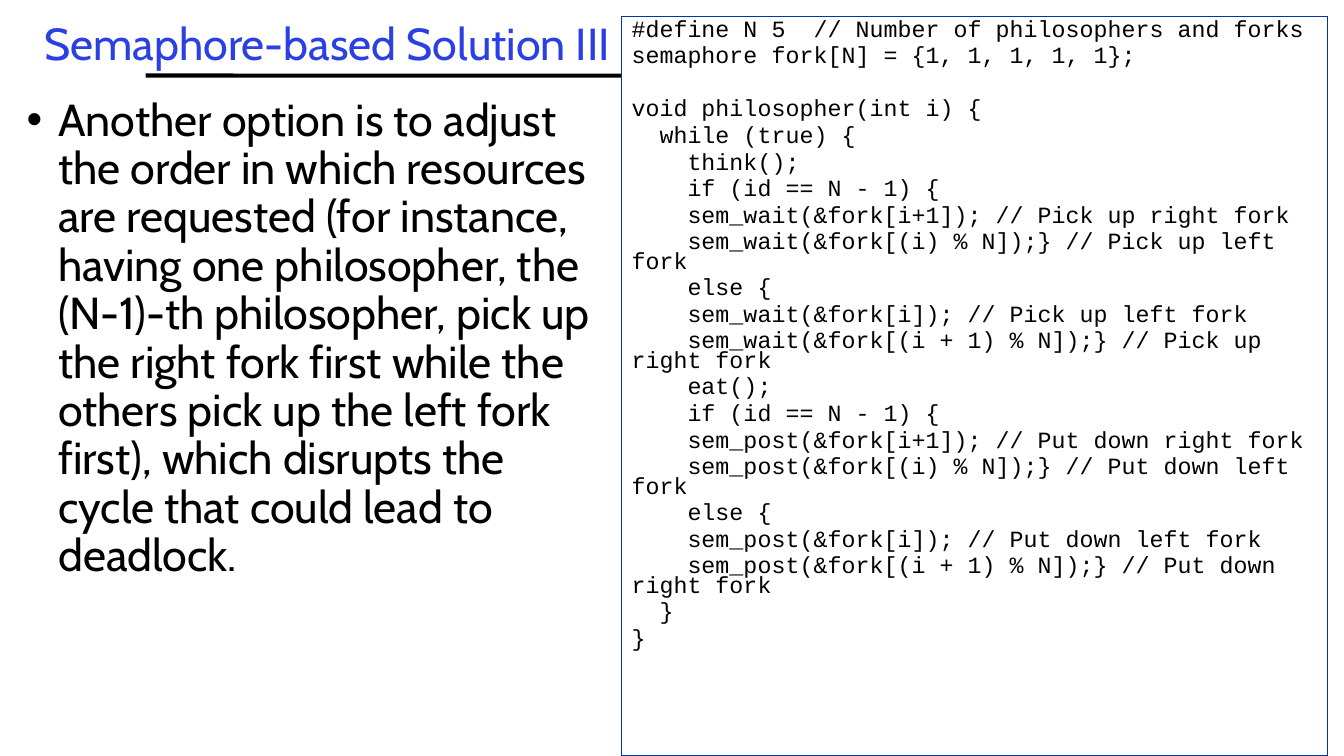
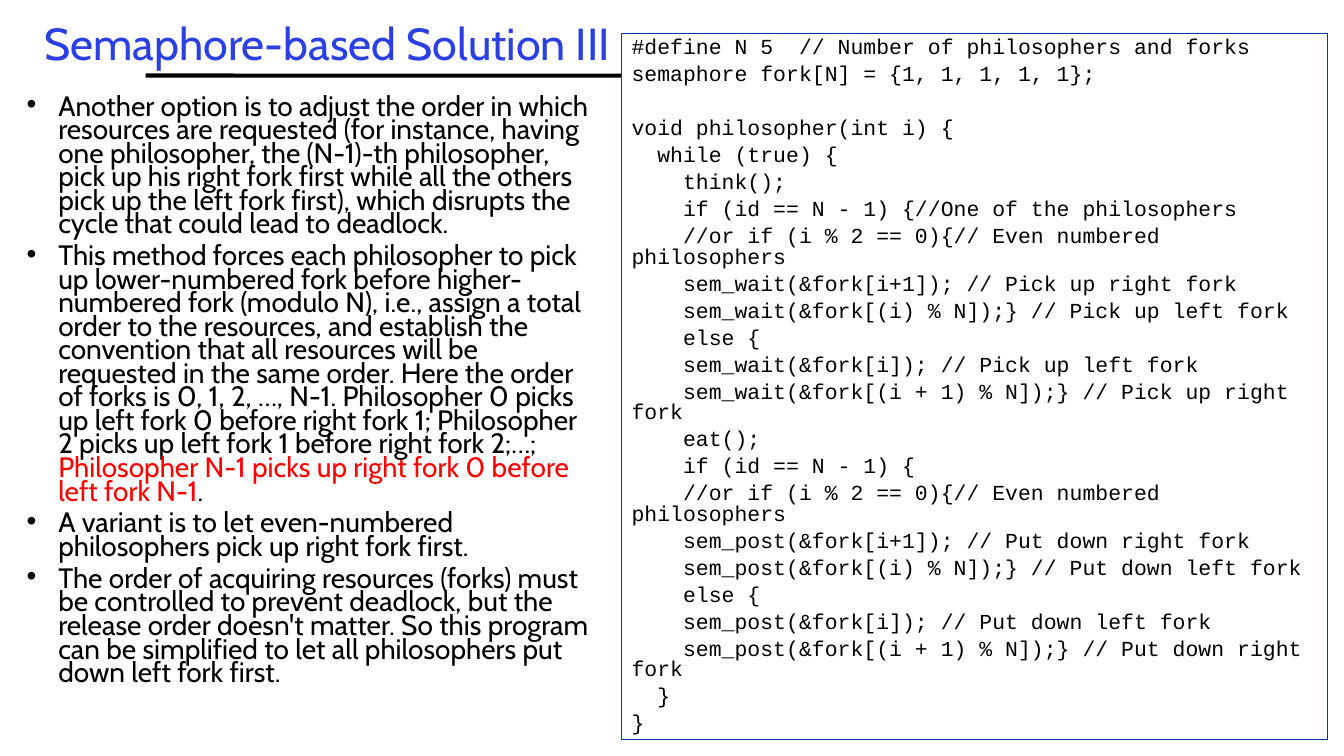
Before and after one commit to guhofstra/CSC256Fa25, a slide deck: slide 51 of PPTs/L3-Synchronization.pptx (slide 48 before the commit). Drawn at 1344x756 pixels with LibreOffice and Linux fonts; fonts in the diff are those of the drawing. Boxes give left, top, right and bottom in pixels: in the first picture for what was removed or moved away, otherwise in the second. Text is boxed around its words. In the diff, an @@ line names an element or a change of style, - is before the commit and + after.

```diff
--- a/PPTs/L3-Synchronization.pptx
+++ b/PPTs/L3-Synchronization.pptx
@@ rectangle "#define N 5 // Number ...": place and size @@
-rectangle "#define N 5 // Number ..." at [622,17,1328,756]
+rectangle "#define N 5 // Number ..." at [622,33,1328,739]
@@ text in rectangle at [632,39,1301,677]: size 16.6 to 15.3 pt in "#define N 5 // Number of philosophers ...", "semaphore fork[N] = {1, 1, 1, 1, ...", "void philosopher(int i) {", "while (true) {" and 15 more places; line spacing 0.7 to 0.8 @@
@@ text at [58,95,588,683]: text changed; size 32 to 20 pt @@
-• Another option is to adjust the order in which resources are requested (for instance, having one philosopher, the (N-1)-th philosopher, pick up the right fork first while the others pick up the left fork first), which disrupts the cycle that could lead to deadlock.
+• Another option is to adjust the order in which resources are requested (for instance, having one philosopher, the (N-1)-th philosopher, pick up his right fork first while all the others pick up the left fork first), which disrupts the cycle that could lead to deadlock.
+• This method forces each philosopher to pick up lower-numbered fork before higher-numbered fork (modulo N), i.e., assign a total order to the resources, and establish the convention that all resources will be requested in the same order. Here the order of forks is 0, 1, 2, …, N-1. Philosopher 0 picks up left fork 0 before right fork 1; Philosopher 2 picks up left fork 1 before right fork 2;…; Philosopher N-1 picks up right fork 0 before left fork N-1.
+• A variant is to let even-numbered philosophers pick up right fork first.
+• The order of acquiring resources (forks) must be controlled to prevent deadlock, but the release order doesn't matter. So this program can be simplified to let all philosophers put down left fork first.
@@ text in rectangle at [632,201,1238,269]: text changed; size 16.6 to 15.3 pt @@
-if (id == N - 1) {
+if (id == N - 1) {//One of the philosophers
+//or if (i % 2 == 0){// Even numbered philosophers
@@ text in rectangle at [632,485,1160,526]: paragraph added @@
+//or if (i % 2 == 0){// Even numbered philosophers
```
Also in this commit, not shown: 13 other slides changed, 5 slides added, 2 slides removed, 8 other files.
